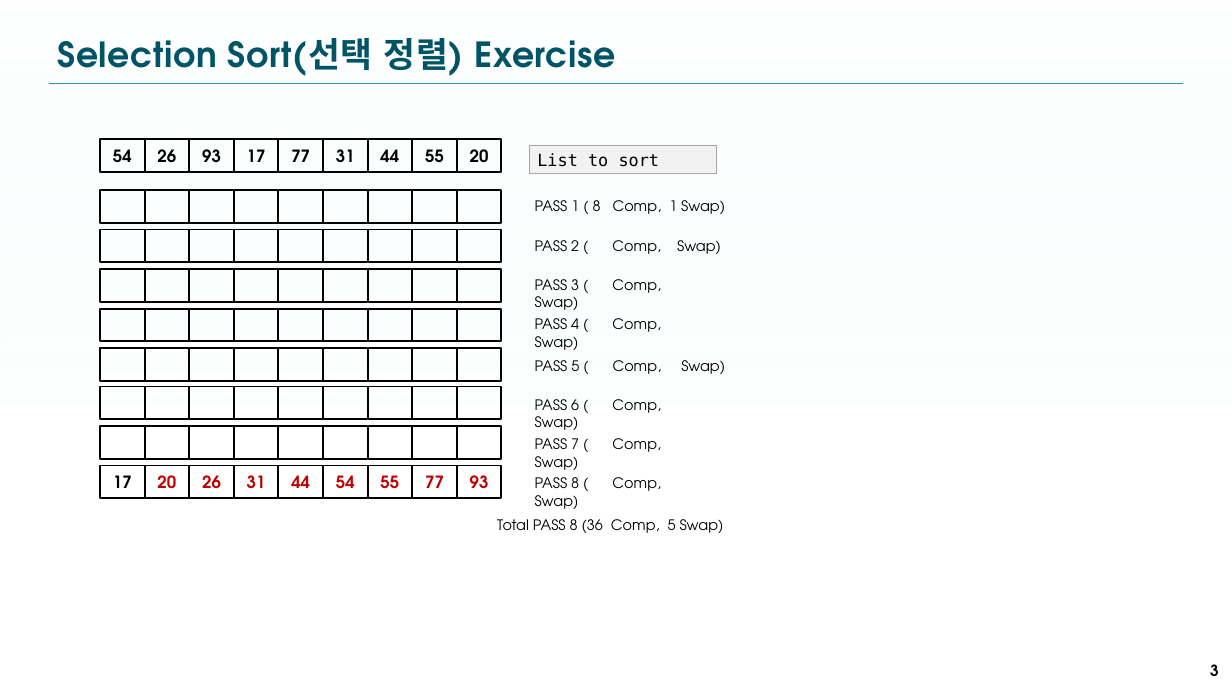
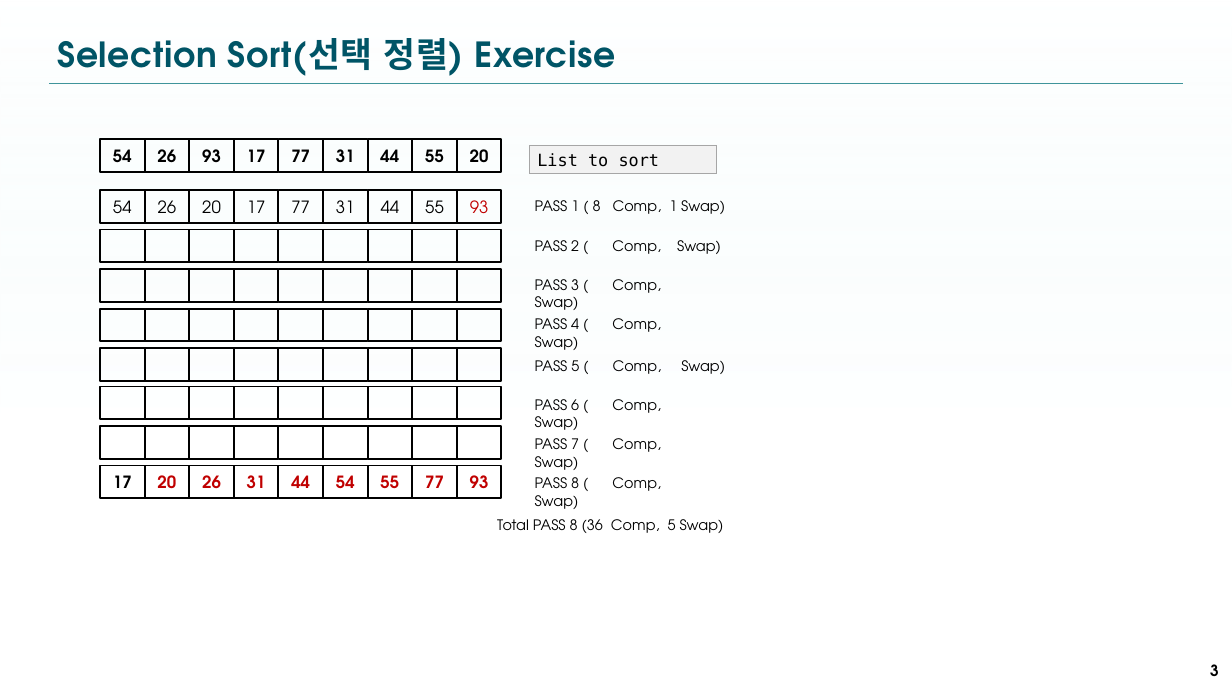
Before and after one commit to idebtor/nowic, a slide deck: slide 3 of ppts/5-0 SortingQuizzes.pptx. Drawn at 1232x693 pixels with LibreOffice and Linux fonts; fonts in the diff are those of the drawing; background and template pictures are left out. Boxes give left, top, right and bottom in pixels: in the first picture for what was removed or moved away, otherwise in the second. Text is boxed around its words. In the diff, an @@ line names an element or a change of style, - is before the commit and + after.

```diff
--- a/ppts/5-0 SortingQuizzes.pptx
+++ b/ppts/5-0 SortingQuizzes.pptx
@@ text in rectangle at [113,200,132,214]: text added @@
+54
@@ text in rectangle at [158,200,177,214]: text added @@
+26
@@ text in rectangle at [202,200,221,214]: text added @@
+20
@@ text in rectangle at [247,200,266,213]: text added @@
+17
@@ text in rectangle at [291,200,310,213]: text added @@
+77
@@ text in rectangle at [336,200,355,214]: text added @@
+31
@@ text in rectangle at [381,200,400,213]: text added @@
+44
@@ text in rectangle at [425,200,444,214]: text added @@
+55
@@ text in rectangle at [470,200,489,214]: text added @@
+93
```
Also in this commit, not shown: 2 other slides changed, 1 other file.
